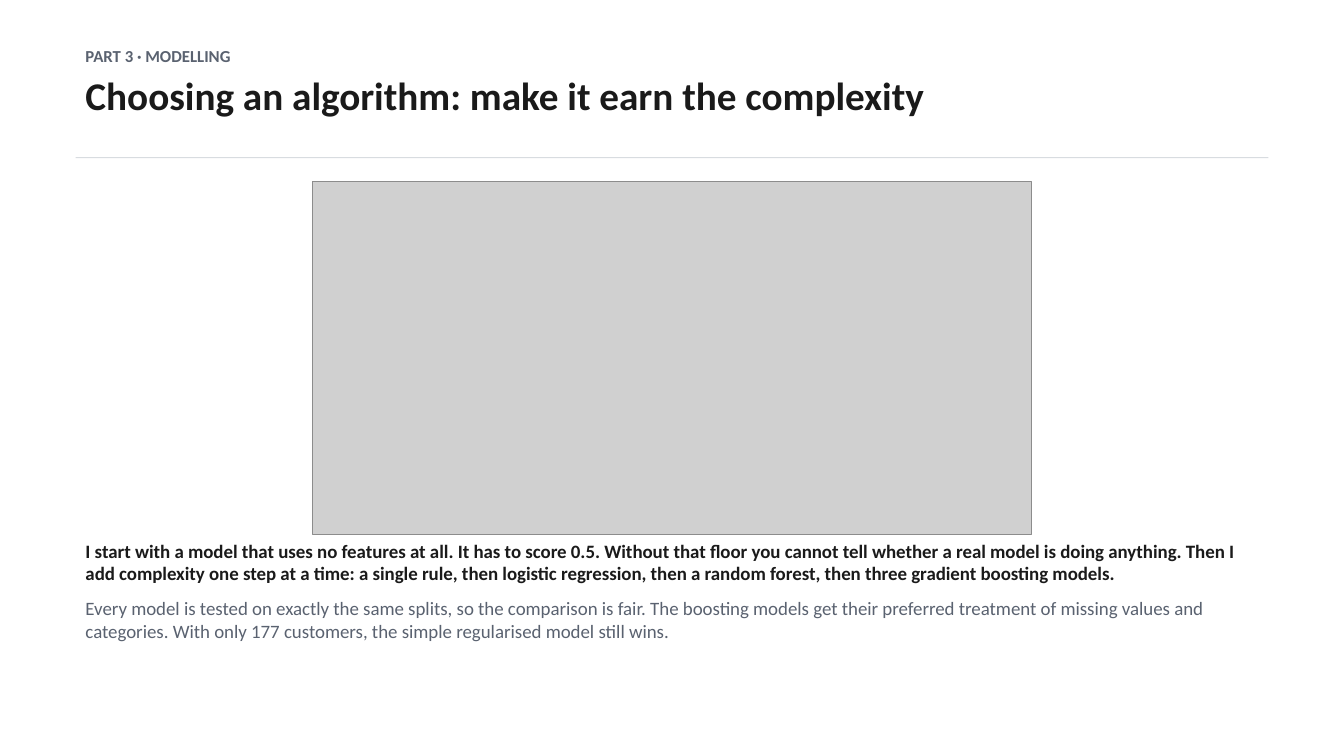
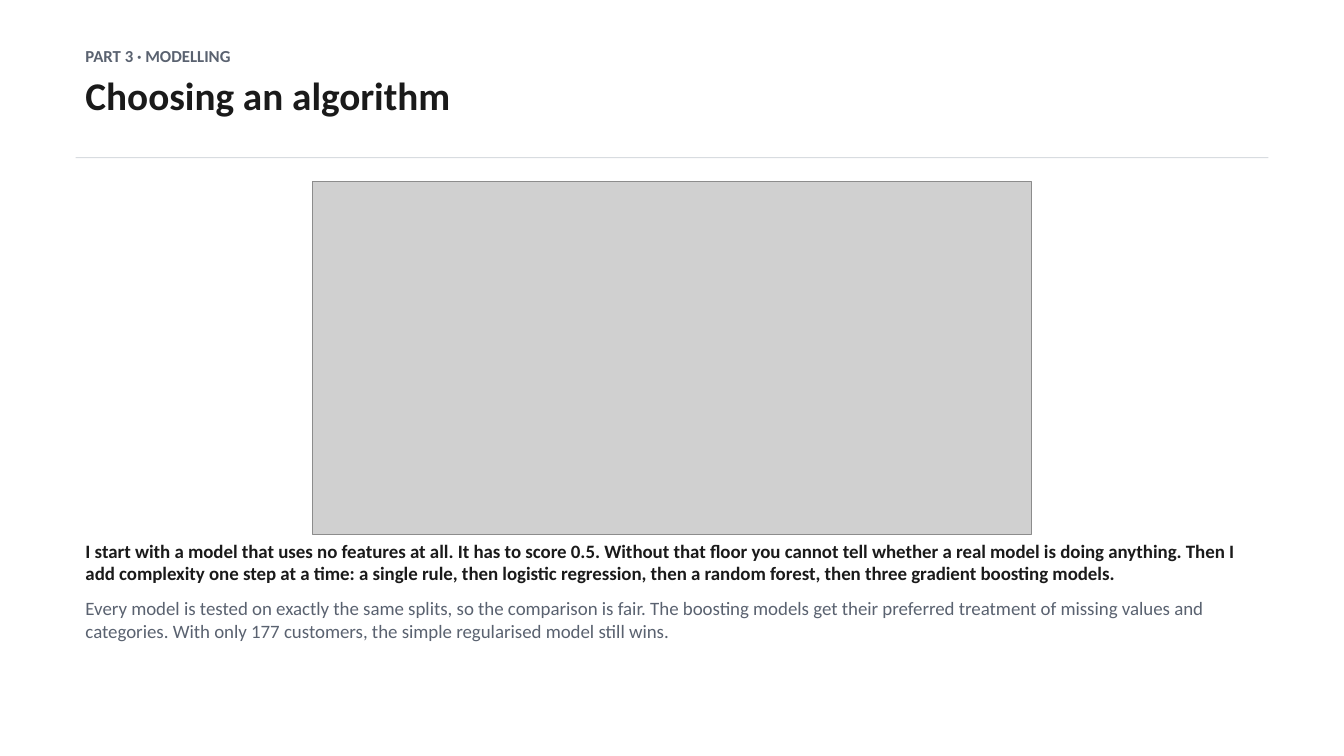
Before and after one commit to dmitriyratu/avepoint-churn-case-study, a slide deck: slide 10 of outputs/decks/AvePoint_Case_Study.pptx (slide 9 before the commit). Drawn at 1344x756 pixels with LibreOffice and Linux fonts; fonts in the diff are those of the drawing; grey boxes stand for pictures. Boxes give left, top, right and bottom in pixels: in the first picture for what was removed or moved away, otherwise in the second. Text is boxed around its words. In the diff, an @@ line names an element or a change of style, - is before the commit and + after.

```diff
--- a/outputs/decks/AvePoint_Case_Study.pptx
+++ b/outputs/decks/AvePoint_Case_Study.pptx
@@ text at (x1=85, y1=82, x2=450, y2=117): text changed @@
-Choosing an algorithm: make it earn the complexity
+Choosing an algorithm
```
Also in this commit, not shown: 2 other slides changed, 1 slide added, 14 other files.
